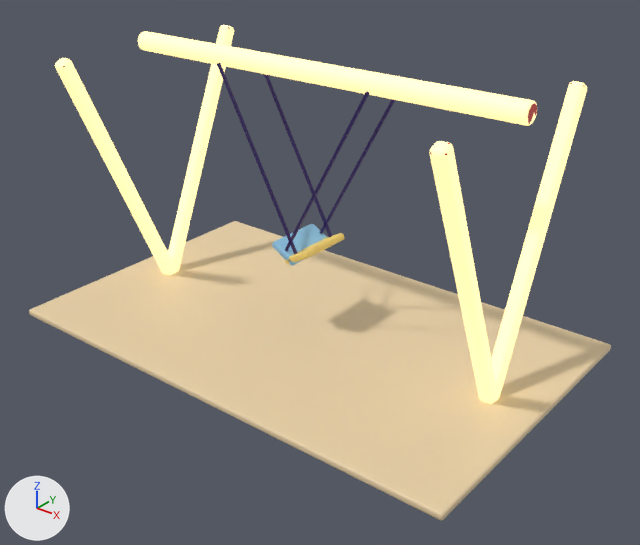
The glTF model public/models/swing.glb, before and after one commit.
Rendered twice from a 50 mm lens placed at (4.14, -5.03, 3.72), pointed at (0.21, -0.12, 0.67). The lights are fixed; the arrows at lower left show +X, +Y and +Z. The picture after the commit comes second. Where no turn or scale is listed for an object, it has been applied to the vertices. Vertices at exactly the same position are counted once.

The scene before the commit, as lines of its bpy script (objects in view):
```python
me_seat0_007 = bpy.data.meshes.new('seat0.007')
me_seat0_007.from_pydata(...)  # 168 vertices, 324 faces; spans x -0.397..0.491, y -0.25..0.25, z -0.769..0.721
me_seat0_007.materials.append(mat_toy)
me_seat1_011 = bpy.data.meshes.new('seat1.011')
me_seat1_011.from_pydata(...)  # 168 vertices, 324 faces; spans x -0.493..0.4, y -0.25..0.25, z -0.768..0.72
me_seat1_011.materials.append(mat_toy)
me_swing_002 = bpy.data.meshes.new('swing.002')
me_swing_002.from_pydata(...)  # 950 vertices, 1876 faces; spans x -2.1..2.1, y -1.3..1.3, z -1.15..1.15
me_swing_002.materials.append(mat_toy)
ob_seat0_007 = bpy.data.objects.new('seat0.007', me_seat0_007)
ob_seat0_007.location = (-0.312, 0.0, 1.484)
ob_seat1_011 = bpy.data.objects.new('seat1.011', me_seat1_011)
ob_seat1_011.location = (0.309, 0.0, 1.485)
ob_swing_002 = bpy.data.objects.new('swing.002', me_swing_002)
ob_swing_002.location = (0.0, 0.0, 1.132)
```
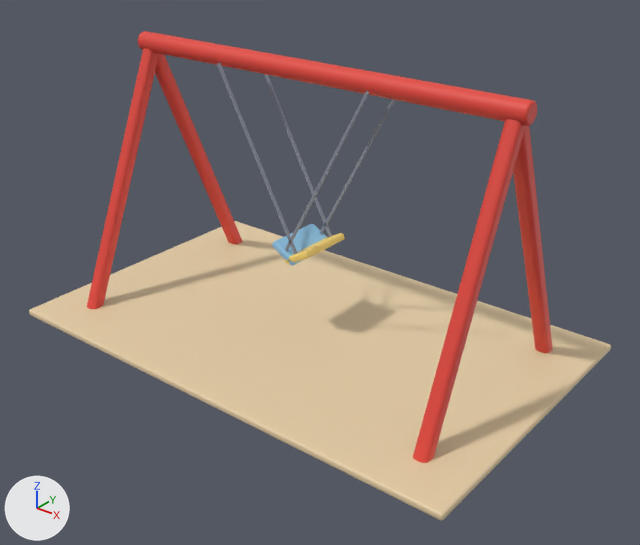
Changed parts and their boxes [x1, y1, x2, y2] in the pictures (640 x 545 px; the box of a moved part takes in the faces that stretch with it):
'swing.002', reshaped, surface changed
    before: [29, 25, 611, 521]
    after: [29, 31, 611, 521]
part 1 of me_swing_002, moved or reshaped
    before: [55, 58, 175, 275]
    after: [87, 48, 158, 309]
part 2 of me_swing_002, moved or reshaped
    before: [168, 25, 234, 273]
    after: [155, 53, 242, 244]
part 3 of me_swing_002, moved or reshaped
    before: [429, 141, 497, 403]
    after: [413, 119, 525, 463]
part 4 of me_swing_002, moved or reshaped
    before: [491, 81, 587, 400]
    after: [513, 126, 553, 353]
part 5 of me_swing_002, surface changed
    before: [55, 25, 611, 467]
    after: [83, 31, 611, 467]

Diff of the bpy script that builds the scene:
```diff
--- a/public/models/swing.glb.py
+++ b/public/models/swing.glb.py
@@ me_swing_002 @@
 me_swing_002.from_pydata(...)  # 950 vertices, 1876 faces; spans x -2.1..2.1, y -1.3..1.3, z -1.15..1.15
 # used by ob_swing_002; location = (0.0, 0.0, 1.132)
+# me_swing_002 part 1: the loose piece of 152 vertices spanning x -1.76..-1.64, y -0.96..0.06, z -1.15..1.08 is turned -45.8 degrees about the x axis through its middle
+# me_swing_002 part 2: the loose piece of 152 vertices spanning x -1.76..-1.64, y -0.06..0.96, z -1.15..1.08 is turned 45.8 degrees about the x axis through its middle
+# me_swing_002 part 3: the loose piece of 152 vertices spanning x 1.64..1.76, y -0.96..0.06, z -1.15..1.08 is turned -45.8 degrees about the x axis through its middle
+# me_swing_002 part 4: the loose piece of 152 vertices spanning x 1.64..1.76, y -0.06..0.96, z -1.15..1.08 is turned 45.8 degrees about the x axis through its middle
+# me_swing_002 part 5: texture (UV) coordinates of 1876 of 1876 faces, centred in x -2.1..2.1, y -1.3..1.3, z -1.15..1.15, changed; they spanned u 0.06..0.31, v 0.5..0.9 and now span u 0.06..0.31, v 0.58..0.92
 me_swing_002.materials.append(mat_toy)
```
